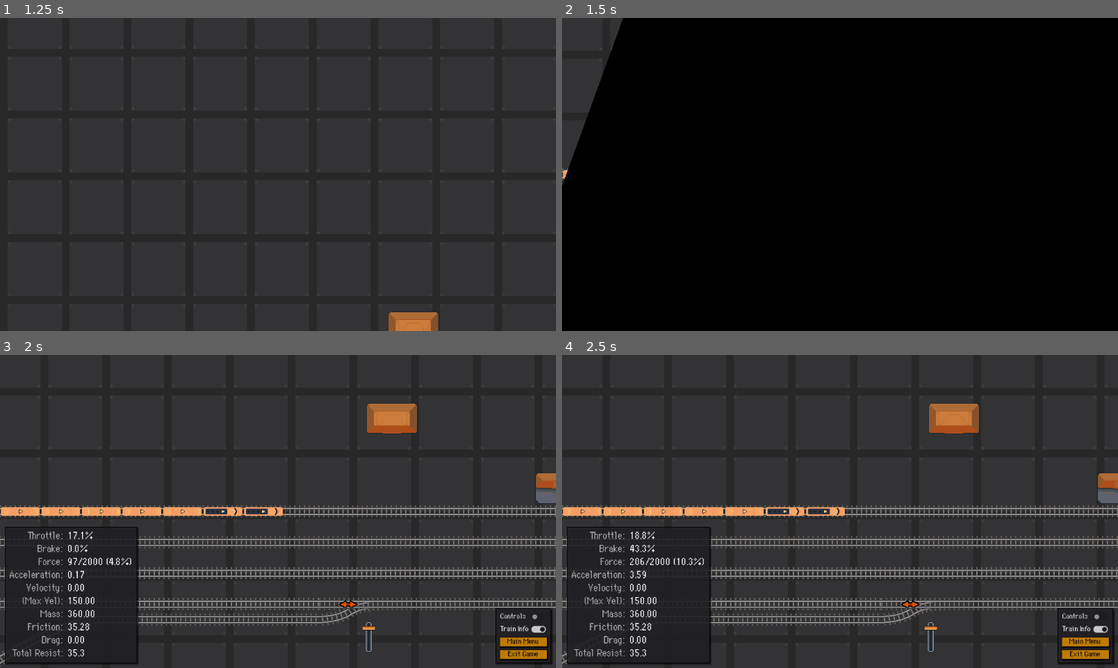
Above: before the commit, frames 1-4 (two rows, left to right).
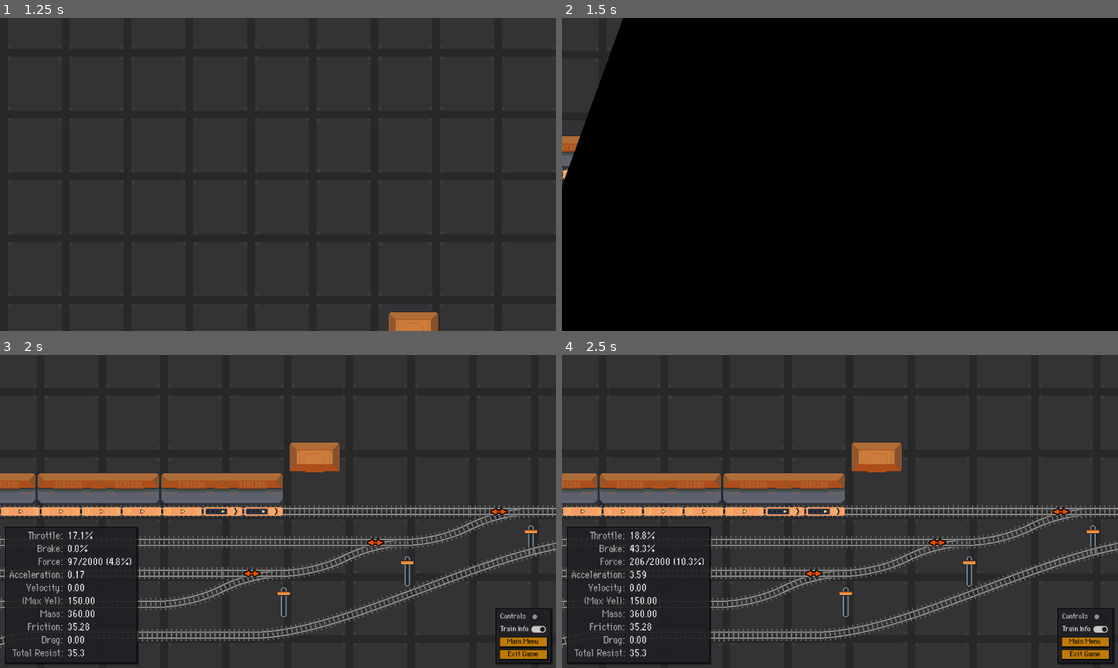
Above: after the commit, the same moments.

Repository: moonbench/simple-godot-train
Game: Godot game, scene res://Demo/Scenes/Game.tscn
Two runs of this game, one before a commit and one after it. Both use one fixed random seed, a clock stepped at 60 frames per second and the inputs below. The engine's default icon, where the game draws it, is replaced by a stand-in: a white triangle on a blue panel in a dark square.
Inputs (mouse positions are in pixels of both pictures, inside the frame that each line leads up to):
- Up to frame 1 (1.25 s): click "Track 5" at 0.5 s
- Up to frame 2 (1.5 s): move the mouse to (962, 158) at 1.27 s; hold W (speed_up) from 1.28 s (still down); hold X (cut_throttle) from 1.28 s (still down)
- Up to frame 3 (2 s): keep holding W (speed_up); keep holding X (cut_throttle)
- Up to frame 4 (2.5 s): move the mouse to (728, 527) at 2.02 s; release W (speed_up) at 2.03 s; release X (cut_throttle) at 2.03 s; hold Space (brake) from 2.03 s (still down); tap Middle mouse button (pan) at 2.1 s

Frame 1 is identical in both runs. In frame 2, 0.2% of the frame differs, in the area x 0-9%, y 9-52%; in frame 3, 12%, in the area x 0-100%, y 9-100%; in frame 4, 12%.

Commit message:
Simple cleanup

Diff:
--- a/Demo/Scripts/TestTracks5.gd
+++ b/Demo/Scripts/TestTracks5.gd
@@ -7,7 +7,7 @@
 	train.add_child(load("res://Scenes/components/player_control_component.tscn").instantiate())
 	var engine = load("res://Scenes/TrainEngine.tscn").instantiate()
 	add_child(engine)
-	engine.add_to_track($Tracks/Track, 300)
+	engine.add_to_track($Tracks/Track, 2100)
 	train.add_vehicle(engine)
 
 	var e2 = load("res://Scenes/TrainEngine.tscn").instantiate()
--- a/Scripts/TrainVehicle.gd
+++ b/Scripts/TrainVehicle.gd
@@ -1,8 +1,6 @@
 # Sits on top of two Bogies to move along a Track
 class_name TrainVehicle
 extends Node2D
-
-signal towed_mass_changed(mass_delta: float)
 
 @export var mass := 20.0
 @export var bogie_distance := 58.0
@@ -41,6 +39,3 @@
 # Disconnect this car's signals from its followers
 func remove_follower_car(car: TrainVehicle) -> void:
 	back_bogie.moved.disconnect(car.front_bogie.move_as_follower)
-
-func _on_RailFollower_track_changed() -> void:
-	add_to_track(front_bogie.get_parent(), front_bogie.offset)
--- a/Scripts/train.gd
+++ b/Scripts/train.gd
@@ -79,7 +79,8 @@
 			acceleration = applied_force / total_mass
 
 	velocity += acceleration * delta
-	first_bogie.move(velocity * velocity_multiplier * delta)
+	if abs(velocity) > 0:
+		first_bogie.move(velocity * velocity_multiplier * delta)
 
 # Lerp the actual engine force from its current value to the throttle position
 func _update_applied_force(delta: float) -> void:
